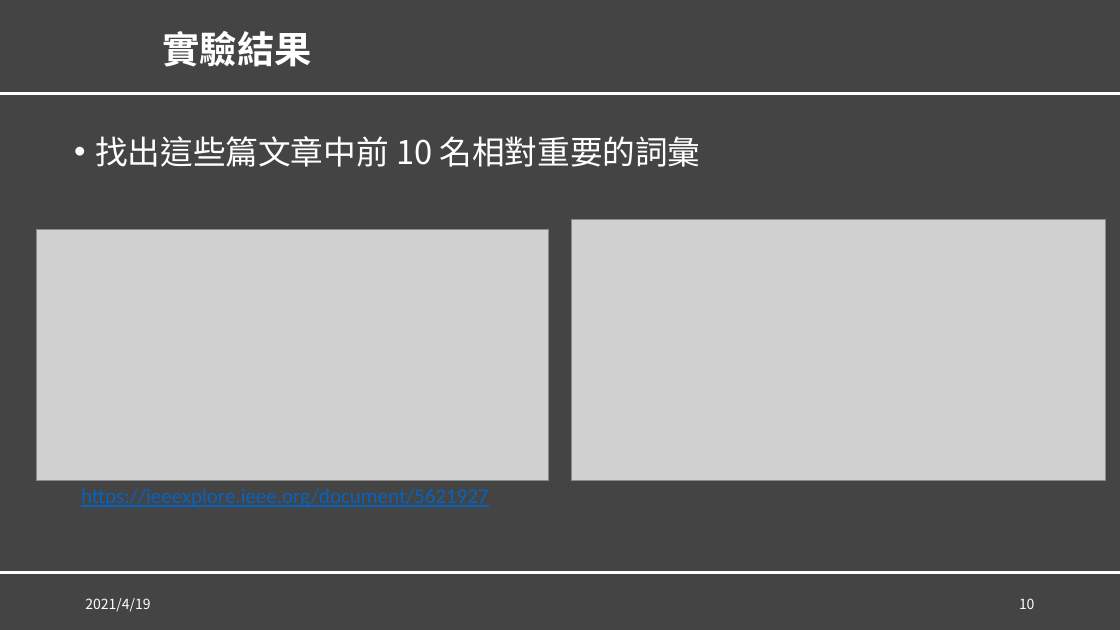
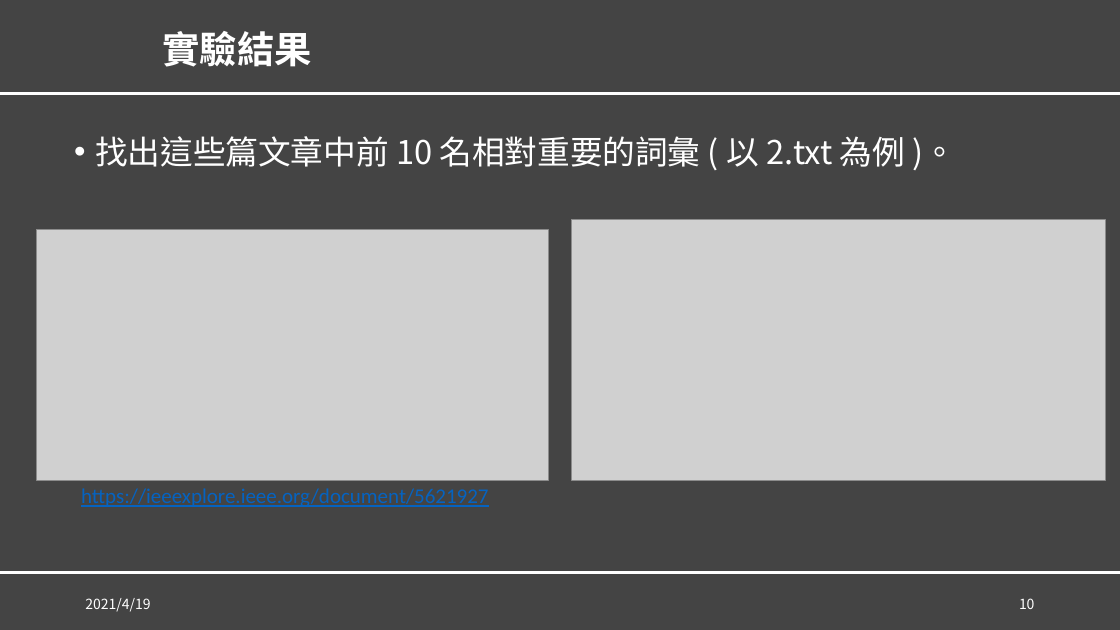
Before and after one commit to YuCheng21/nkust-data-science, a slide deck: slide 10 of Mid-Project/Mid-Project.pptx. Drawn at 1120x630 pixels with LibreOffice and Linux fonts; fonts in the diff are those of the drawing; grey boxes stand for pictures; background and template pictures are left out. Boxes give left, top, right and bottom in pixels: in the first picture for what was removed or moved away, otherwise in the second. Text is boxed around its words. In the diff, an @@ line names an element or a change of style, - is before the commit and + after.

```diff
--- a/Mid-Project/Mid-Project.pptx
+++ b/Mid-Project/Mid-Project.pptx
@@ text at (x1=95, y1=136, x2=957, y2=170): text changed @@
-• 找出這些篇文章中前 10 名相對重要的詞彙
+• 找出這些篇文章中前 10 名相對重要的詞彙 ( 以 2.txt 為例 )。
```
Also in this commit, not shown: 2 other slides changed, 1 slide removed.
